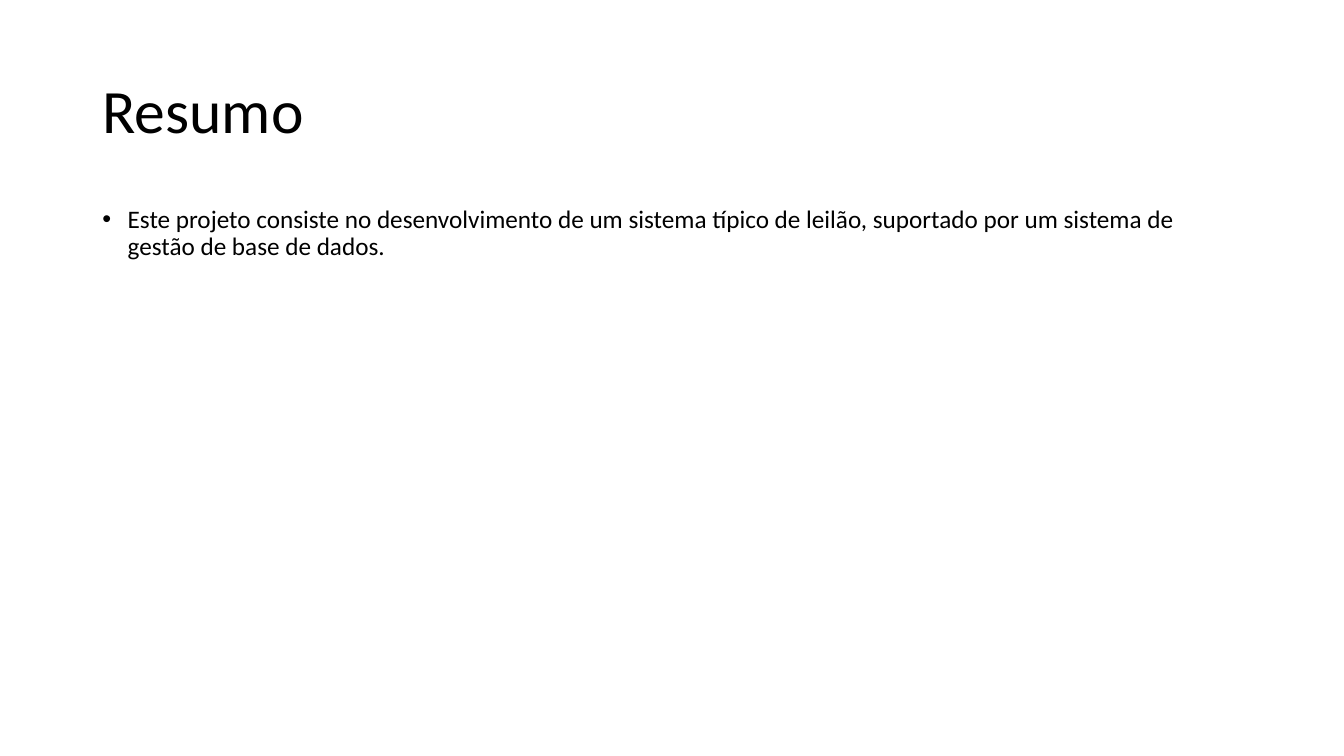
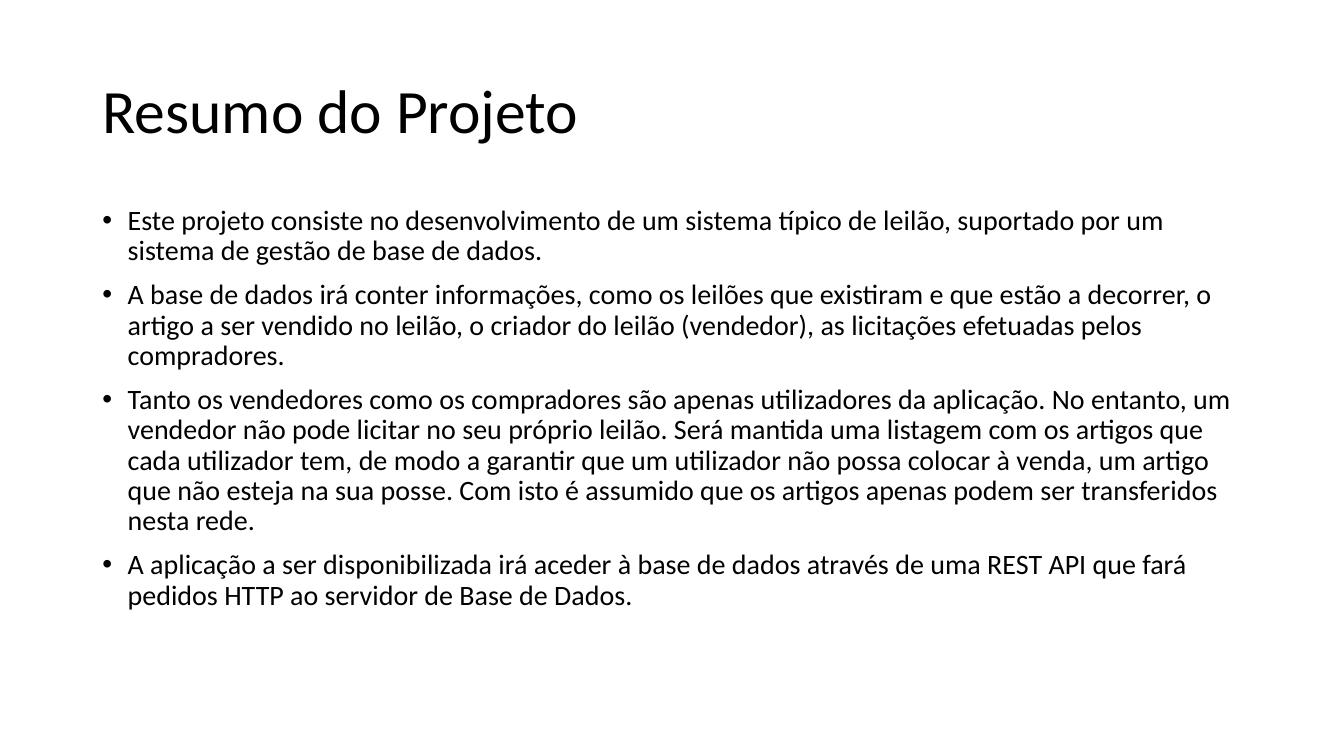
Before and after one commit to joelpoliveira/PROJETO-BD, a slide deck: slide 2 of ApresentacaoProjetoBD.pptx. Drawn at 1344x756 pixels with LibreOffice and Linux fonts; fonts in the diff are those of the drawing. Boxes give left, top, right and bottom in pixels: in the first picture for what was removed or moved away, otherwise in the second. Text is boxed around its words. In the diff, an @@ line names an element or a change of style, - is before the commit and + after.

```diff
--- a/ApresentacaoProjetoBD.pptx
+++ b/ApresentacaoProjetoBD.pptx
@@ title at box(102, 90, 578, 144): text changed @@
-Resumo
+Resumo do Projeto
@@ text at box(128, 210, 1163, 265): size 18 to 20 pt in "Este projeto consiste no desenvolvimento de um ..." @@
@@ text at box(128, 284, 1230, 610): paragraphs added @@
+• A base de dados irá conter informações, como os leilões que existiram e que estão a decorrer, o artigo a ser vendido no leilão, o criador do leilão (vendedor), as licitações efetuadas pelos compradores.
+• Tanto os vendedores como os compradores são apenas utilizadores da aplicação. No entanto, um vendedor não pode licitar no seu próprio leilão. Será mantida uma listagem com os artigos que cada utilizador tem, de modo a garantir que um utilizador não possa colocar à venda, um artigo que não esteja na sua posse. Com isto é assumido que os artigos apenas podem ser transferidos nesta rede.
+• A aplicação a ser disponibilizada irá aceder à base de dados através de uma REST API que fará pedidos HTTP ao servidor de Base de Dados.
```
Also in this commit, not shown: 1 other slide changed, 4 slides added, 1 other file.
